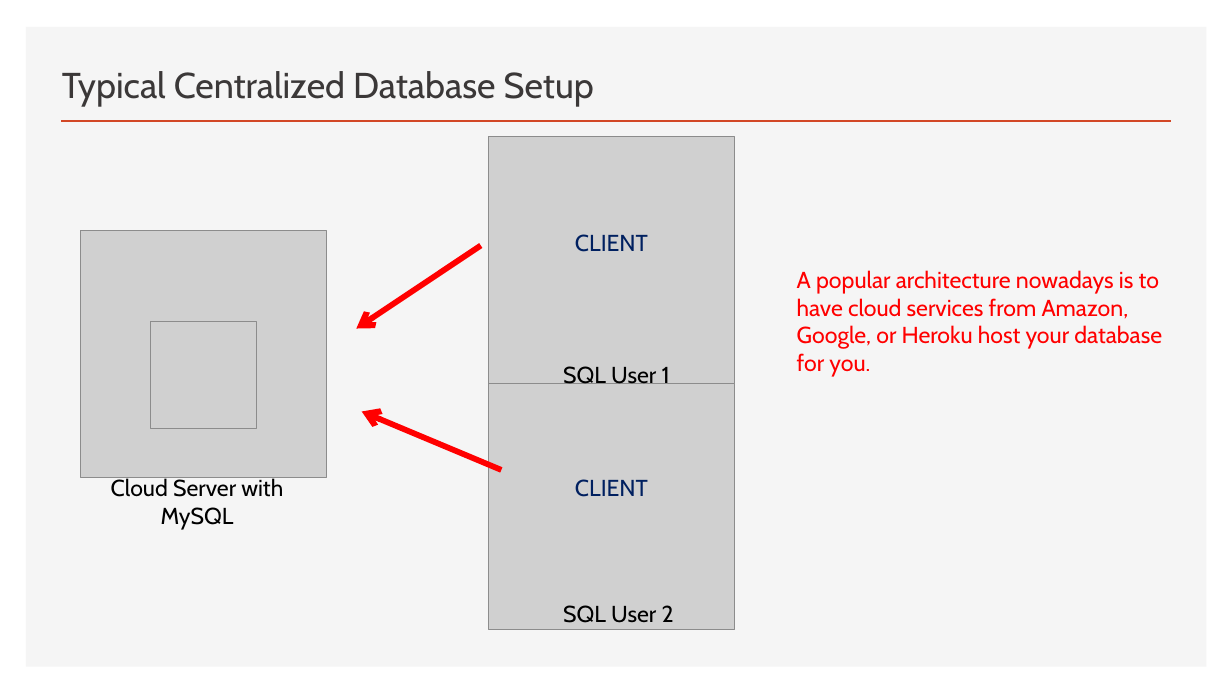
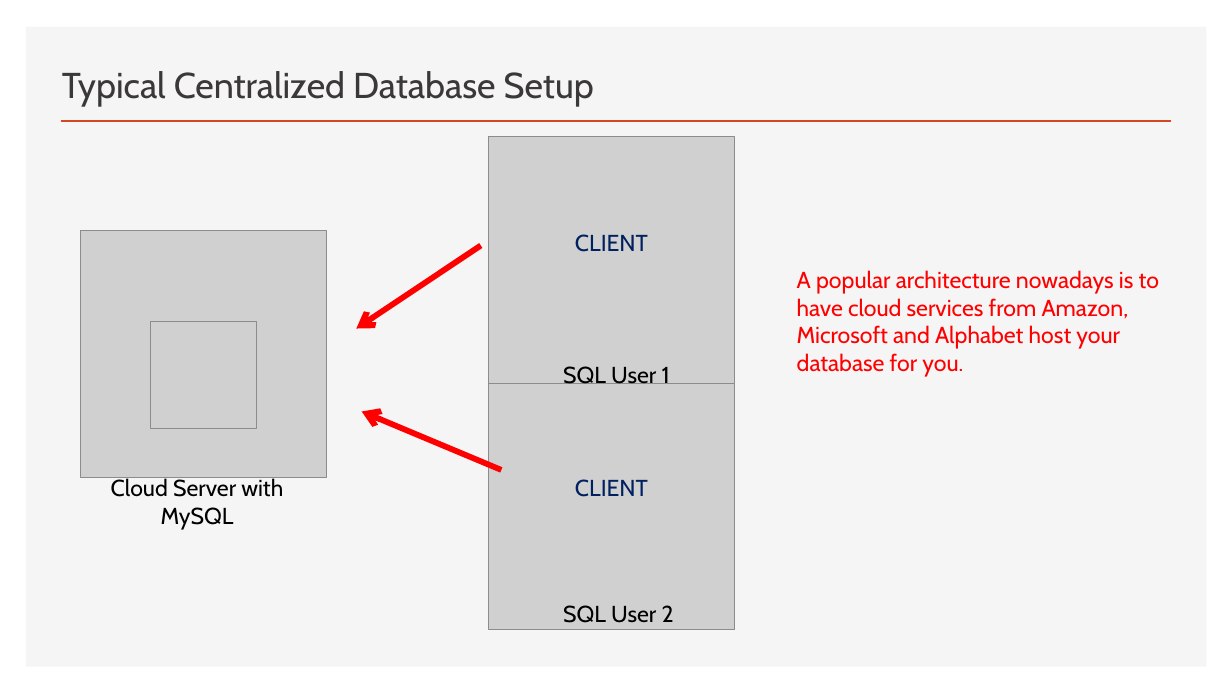
Before and after one commit to thomasnield/oreilly_sql_fundamentals_for_data, a slide deck: slide 23 of notes_and_slides/sql_fundamentals_slides.pptx (slide 22 before the commit). Drawn at 1232x693 pixels with LibreOffice and Linux fonts; fonts in the diff are those of the drawing; grey boxes stand for pictures. Boxes give left, top, right and bottom in pixels: in the first picture for what was removed or moved away, otherwise in the second. Text is boxed around its words. In the diff, an @@ line names an element or a change of style, - is before the commit and + after.

```diff
--- a/notes_and_slides/sql_fundamentals_slides.pptx
+++ b/notes_and_slides/sql_fundamentals_slides.pptx
@@ text at bbox=[797, 270, 1159, 377]: text changed @@
-A popular architecture nowadays is to have cloud services from Amazon, Google, or Heroku host your database for you.
+A popular architecture nowadays is to have cloud services from Amazon, Microsoft and Alphabet host your database for you.
```
Also in this commit, not shown: 9 other slides changed, 1 slide added, 1 other file.
